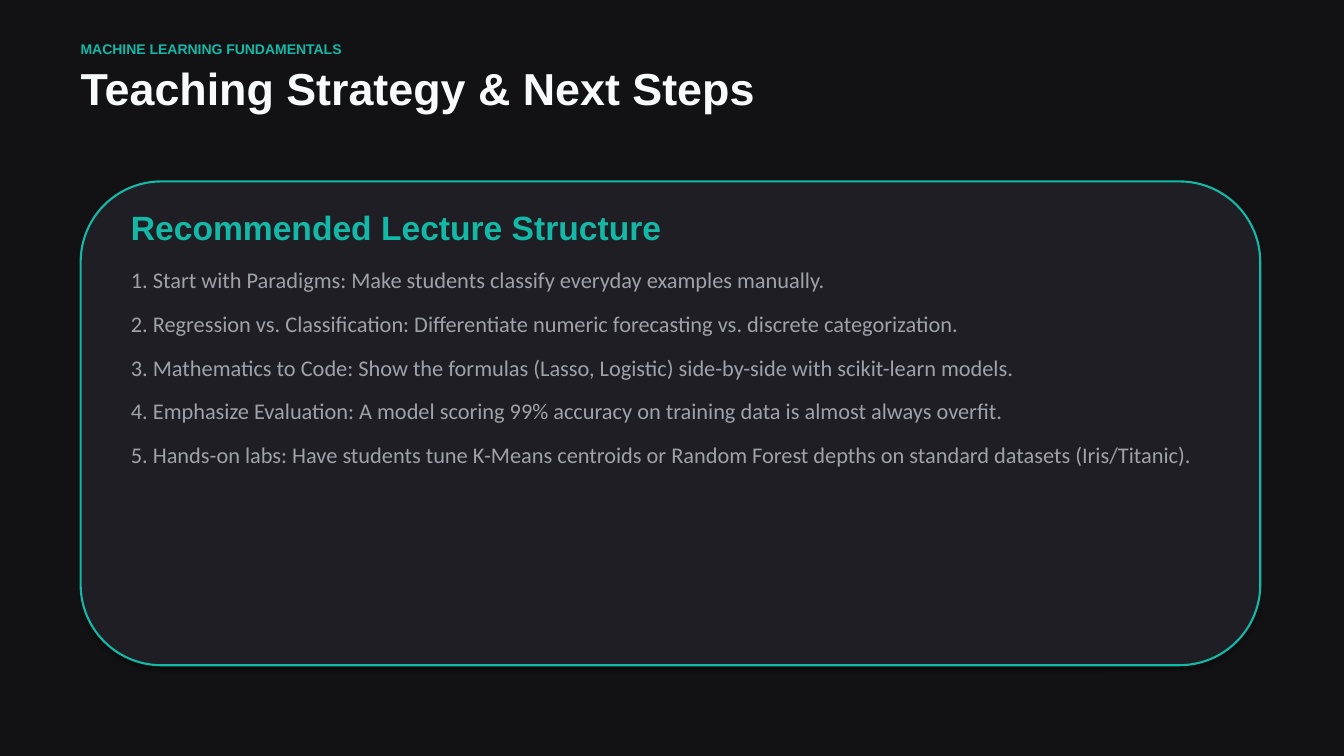
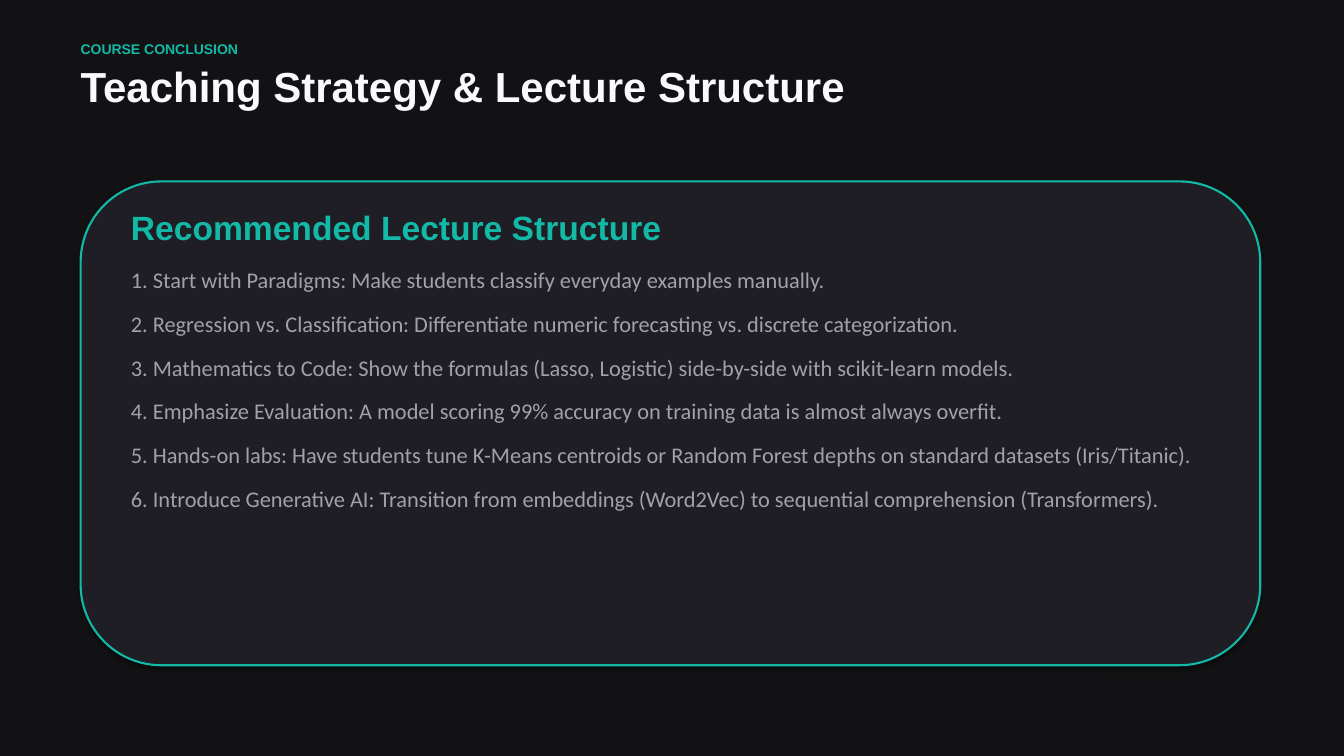
Before and after one commit to vdonthireddy/ai-course, a slide deck: slide 21 of machine_learning_fundamentals.pptx (slide 10 before the commit). Drawn at 1344x756 pixels with LibreOffice and Linux fonts; fonts in the diff are those of the drawing. Boxes give left, top, right and bottom in pixels: in the first picture for what was removed or moved away, otherwise in the second. Text is boxed around its words. In the diff, an @@ line names an element or a change of style, - is before the commit and + after.

```diff
--- a/machine_learning_fundamentals.pptx
+++ b/machine_learning_fundamentals.pptx
@@ text at (x1=81, y1=44, x2=238, y2=54): text changed @@
-MACHINE LEARNING FUNDAMENTALS
+COURSE CONCLUSION
@@ text at (x1=81, y1=71, x2=845, y2=110): text changed; size 32 to 30 pt @@
-Teaching Strategy & Next Steps
+Teaching Strategy & Lecture Structure
@@ text at (x1=131, y1=491, x2=1158, y2=511): paragraph added @@
+6. Introduce Generative AI: Transition from embeddings (Word2Vec) to sequential comprehension (Transformers).
```
Also in this commit, not shown: 5 other slides changed, 15 slides added, 4 slides removed, 1 other file.
